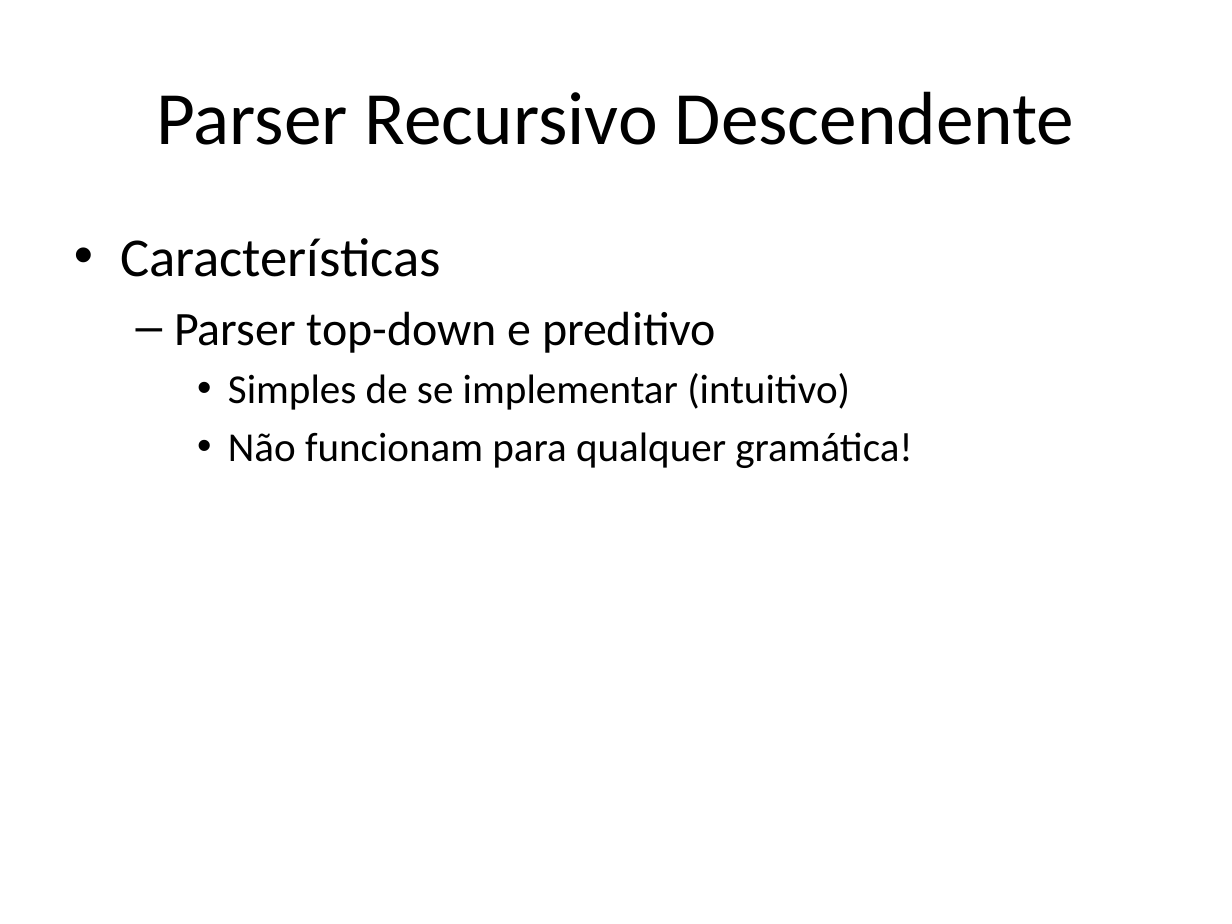
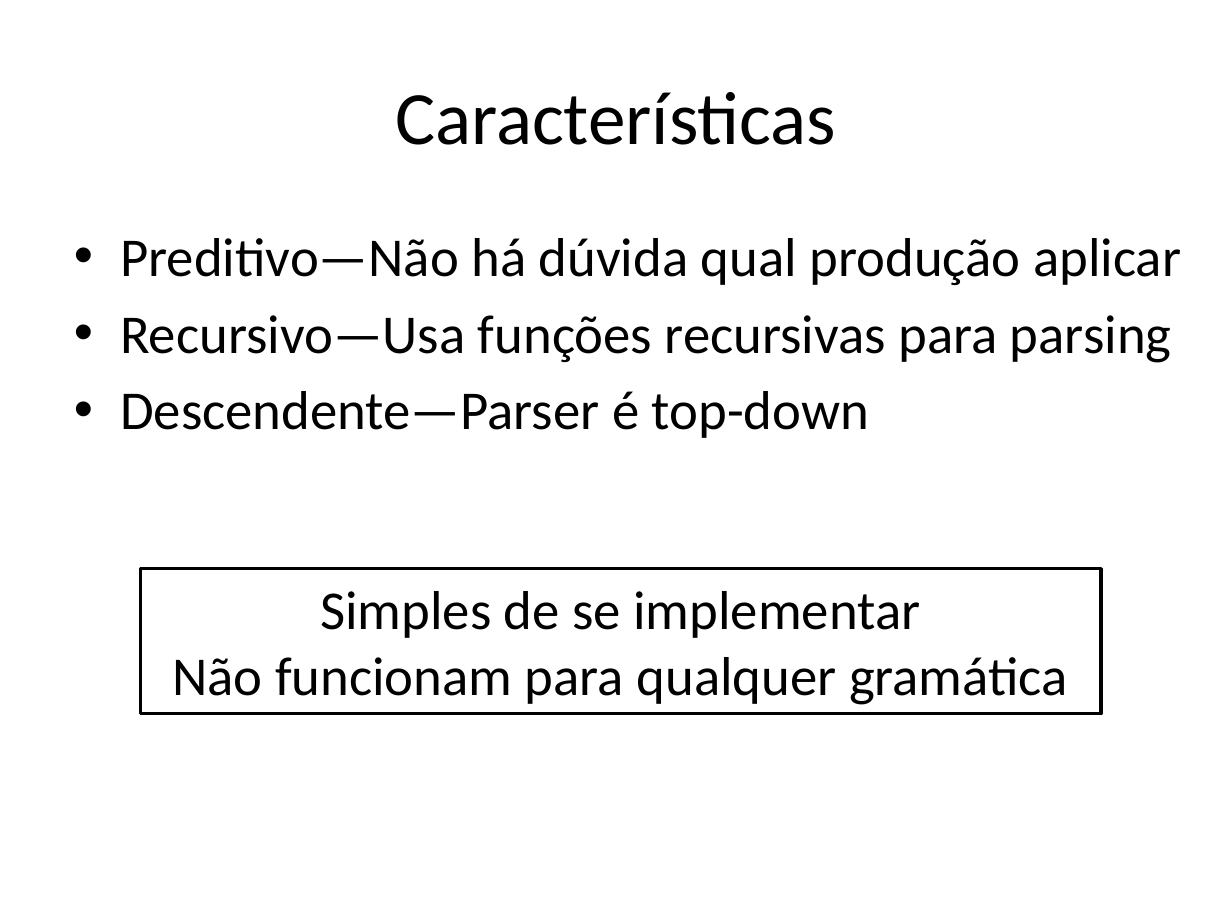
Before and after one commit to damorim/compilers-cin, a slide deck: slide 37 of slides-aulas/conceitos-basicos.pptx. Drawn at 1232x924 pixels with LibreOffice and Linux fonts; fonts in the diff are those of the drawing. Boxes give left, top, right and bottom in pixels: in the first picture for what was removed or moved away, otherwise in the second. Text is boxed around its words. In the diff, an @@ line names an element or a change of style, - is before the commit and + after.

```diff
--- a/slides-aulas/conceitos-basicos.pptx
+++ b/slides-aulas/conceitos-basicos.pptx
@@ title at [395,92,836,145]: text changed @@
-Parser Recursivo Descendente
+Características
@@ text at [120,238,1181,438]: text changed; size 24 to 32 pt @@
-• Características
-  – Parser top-down e preditivo
-    • Simples de se implementar (intuitivo)
-    • Não funcionam para qualquer gramática!
+• Preditivo—Não há dúvida qual produção aplicar
+• Recursivo—Usa funções recursivas para parsing
+• Descendente—Parser é top-down
@@ rectangle added at [140,569,1101,715], fill #FFFFFF, outline #000000 2 pt, 32 pt, text #000000 @@
+Simples de se implementar
+Não funcionam para qualquer gramática
```
Also in this commit, not shown: 6 other slides changed, 1 slide added, 3 other files.
